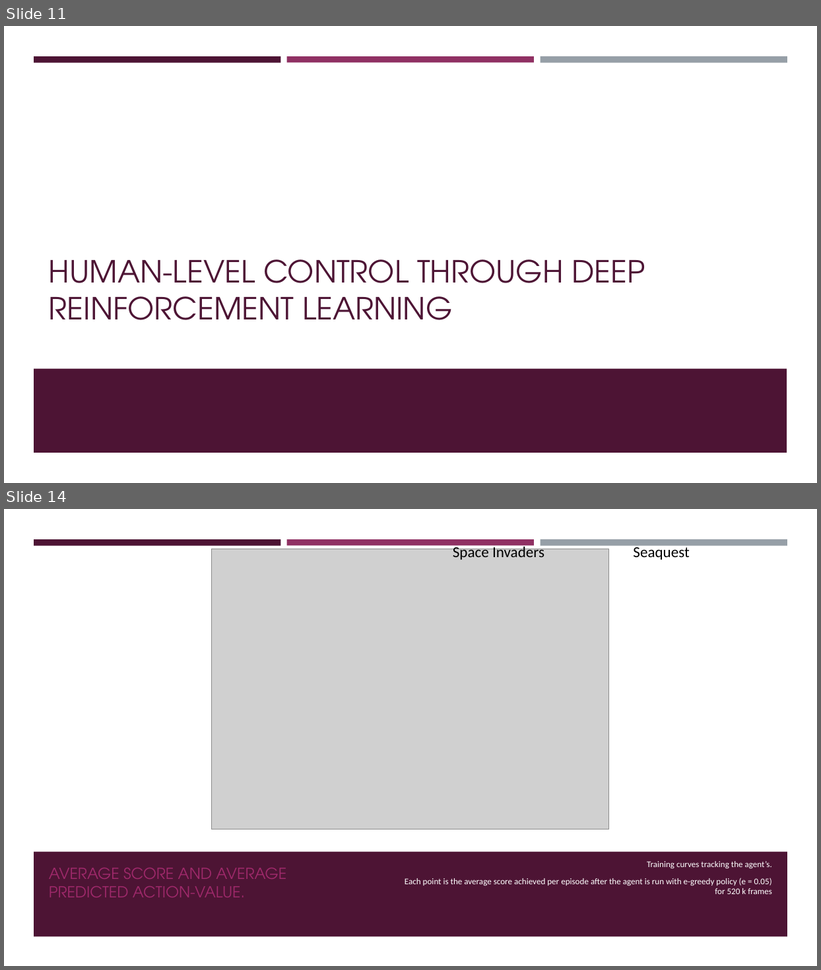
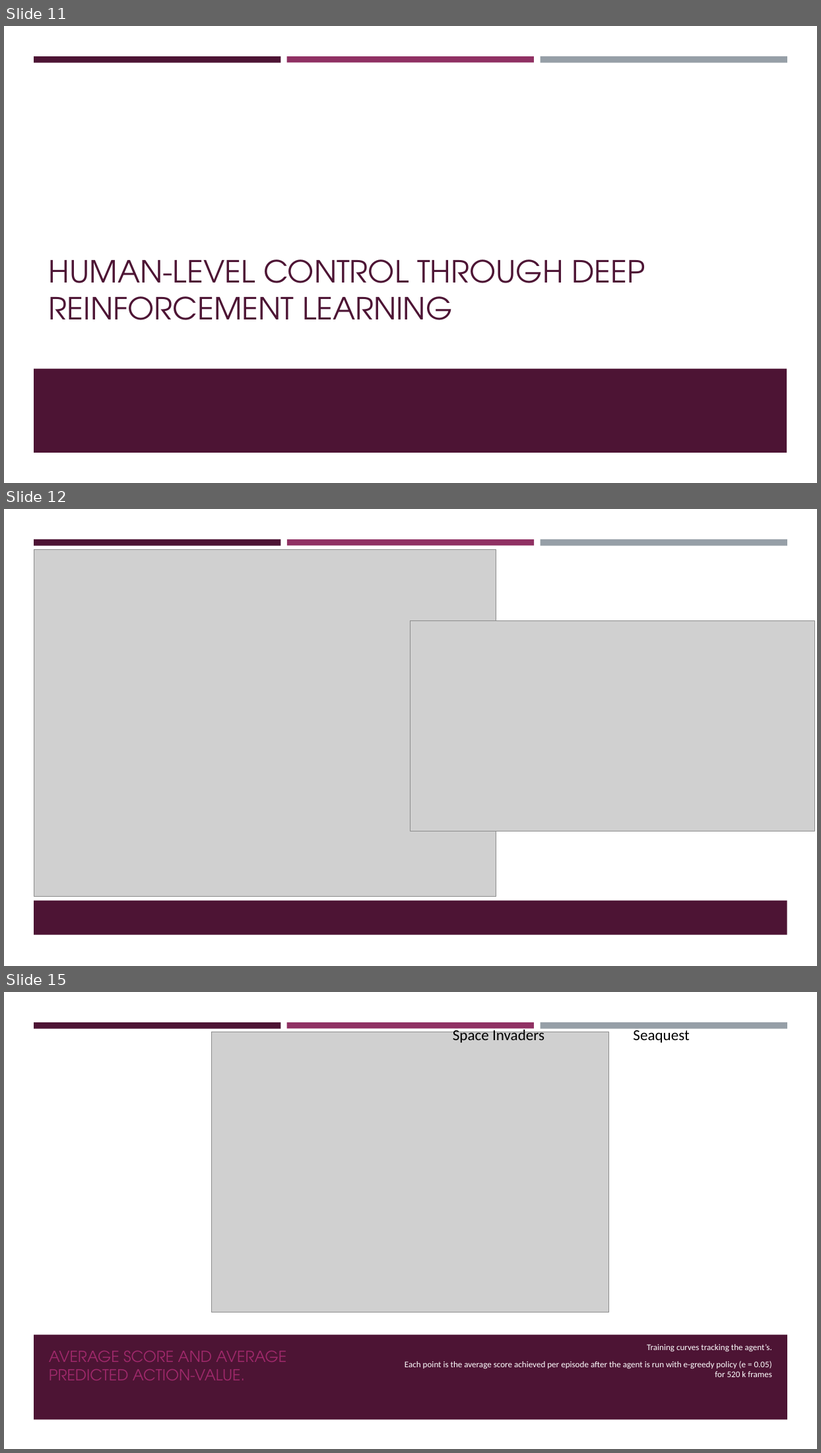
Before and after one commit to Boty22/Global-AI-Bootcamp-DRL, a slide deck: From RL to DRL.pptx. Shown one above the other, each under a label of ours: slides 11 and 14 before the commit, slides 11, 12 and 15 after it; the slides between them are not shown. The pictures are 821x970 and 821x1453 pixels, drawn with LibreOffice and Linux fonts; fonts in the diff are those of the drawing; grey boxes stand for pictures. Boxes give left, top, right and bottom in pixels: in the first picture for what was removed or moved away, otherwise in the second. Text is boxed around its words. In the diff, an @@ line names an element or a change of style, - is before the commit and + after.

```diff
--- a/From RL to DRL.pptx
+++ b/From RL to DRL.pptx
@@ slide 12 added at (x1=4, y1=509, x2=817, y2=966), background #FFFFFF @@
@@ rectangle added at (x1=4, y1=509, x2=817, y2=966), fill #FFFFFF @@
@@ rectangle added at (x1=34, y1=539, x2=281, y2=545), fill #4D1434 @@
@@ rectangle added at (x1=287, y1=539, x2=534, y2=545), fill #903163 @@
@@ rectangle added at (x1=540, y1=539, x2=787, y2=546), fill #969FA7 @@
@@ picture added at (x1=34, y1=550, x2=496, y2=897) @@
@@ picture added at (x1=411, y1=621, x2=815, y2=832) @@
@@ rectangle added at (x1=34, y1=900, x2=787, y2=935), fill #4D1434 @@
@@ what was slide 14 is now slide 15 @@
```
Also in this commit, not shown: 5 slides changed, 2 other slides added, 2 slides removed.
